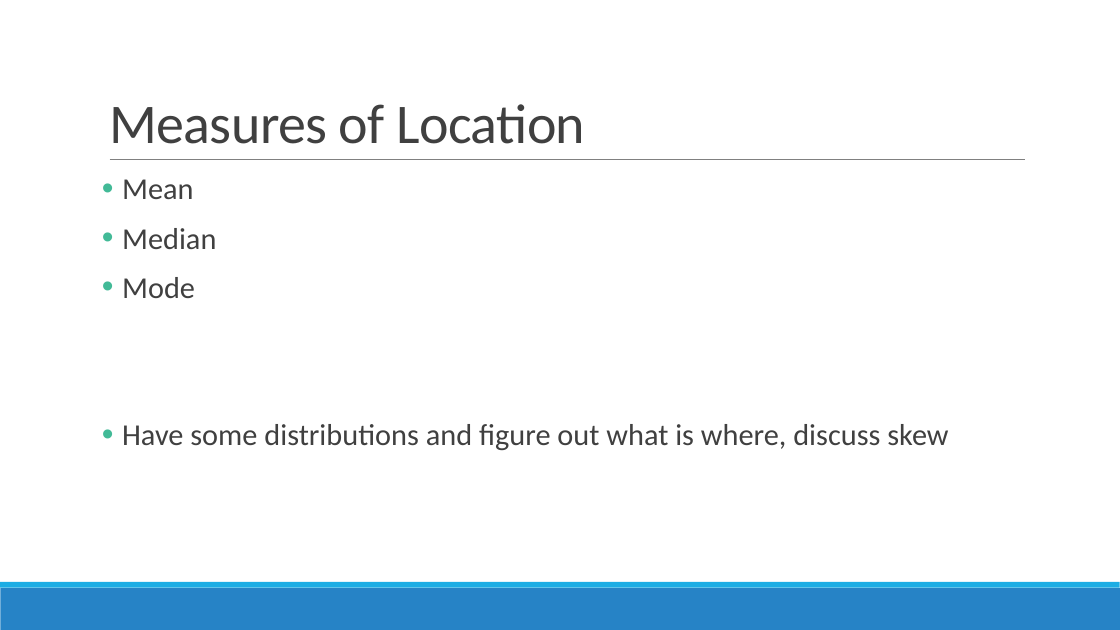
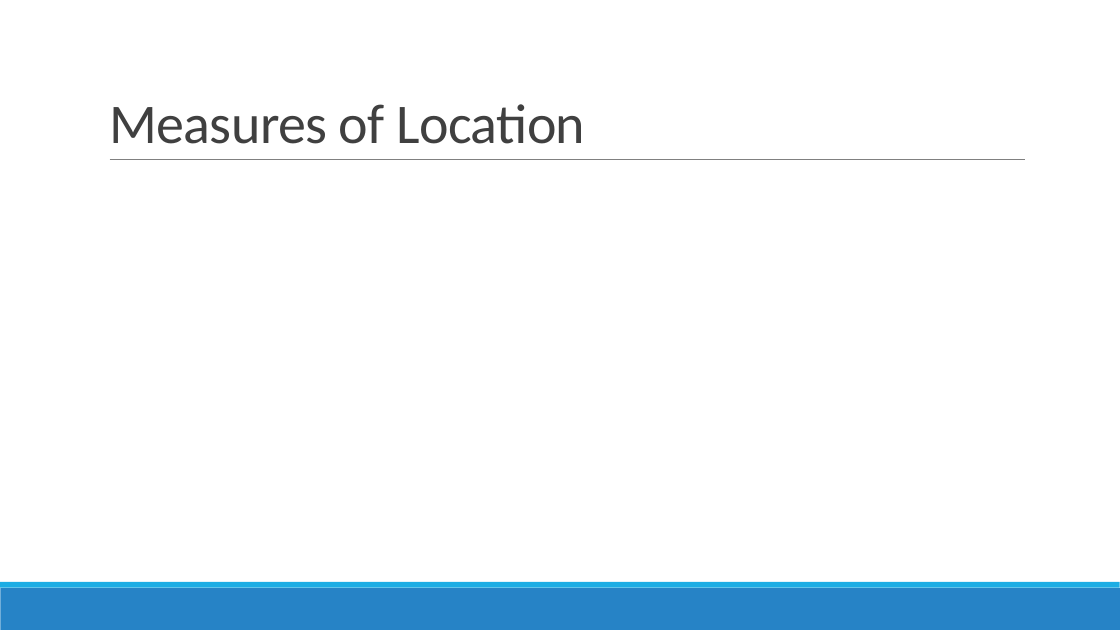
Before and after one commit to sjspielman/bio5312_fall2017, a slide deck: slide 16 of slides/intro.pptx (slide 8 before the commit). Drawn at 1120x630 pixels with LibreOffice and Linux fonts; fonts in the diff are those of the drawing; grey boxes stand for pictures. Boxes give left, top, right and bottom in pixels: in the first picture for what was removed or moved away, otherwise in the second. Text is boxed around its words. In the diff, an @@ line names an element or a change of style, - is before the commit and + after.

```diff
--- a/slides/intro.pptx
+++ b/slides/intro.pptx
@@ text removed at [122,179,948,450] @@
-• Mean
-• Median
-• Mode
-• Have some distributions and figure out what is where, discuss skew
```
Also in this commit, not shown: 6 other slides changed, 14 slides added, 1 slide removed, 7 other files.
